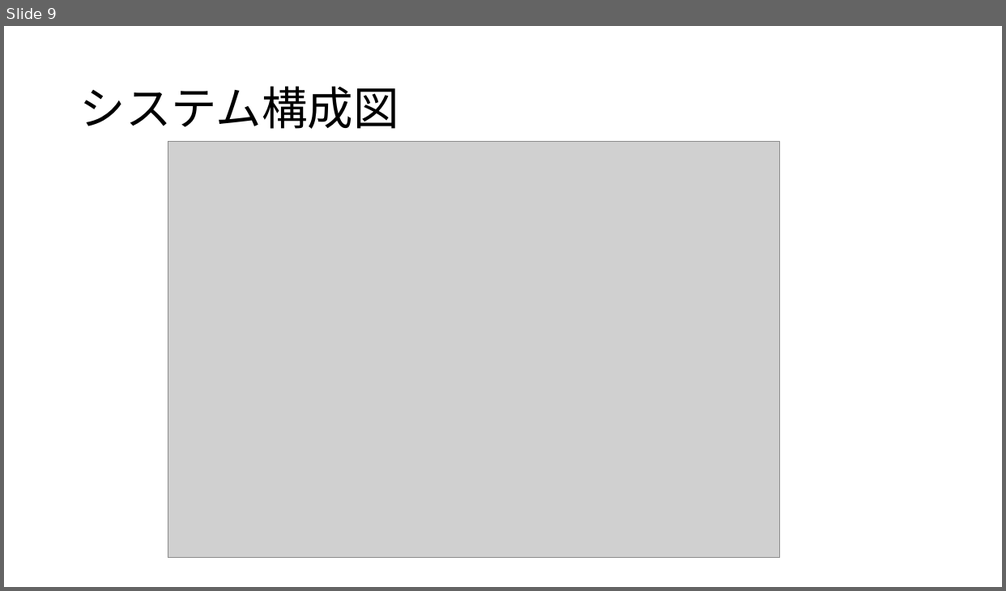
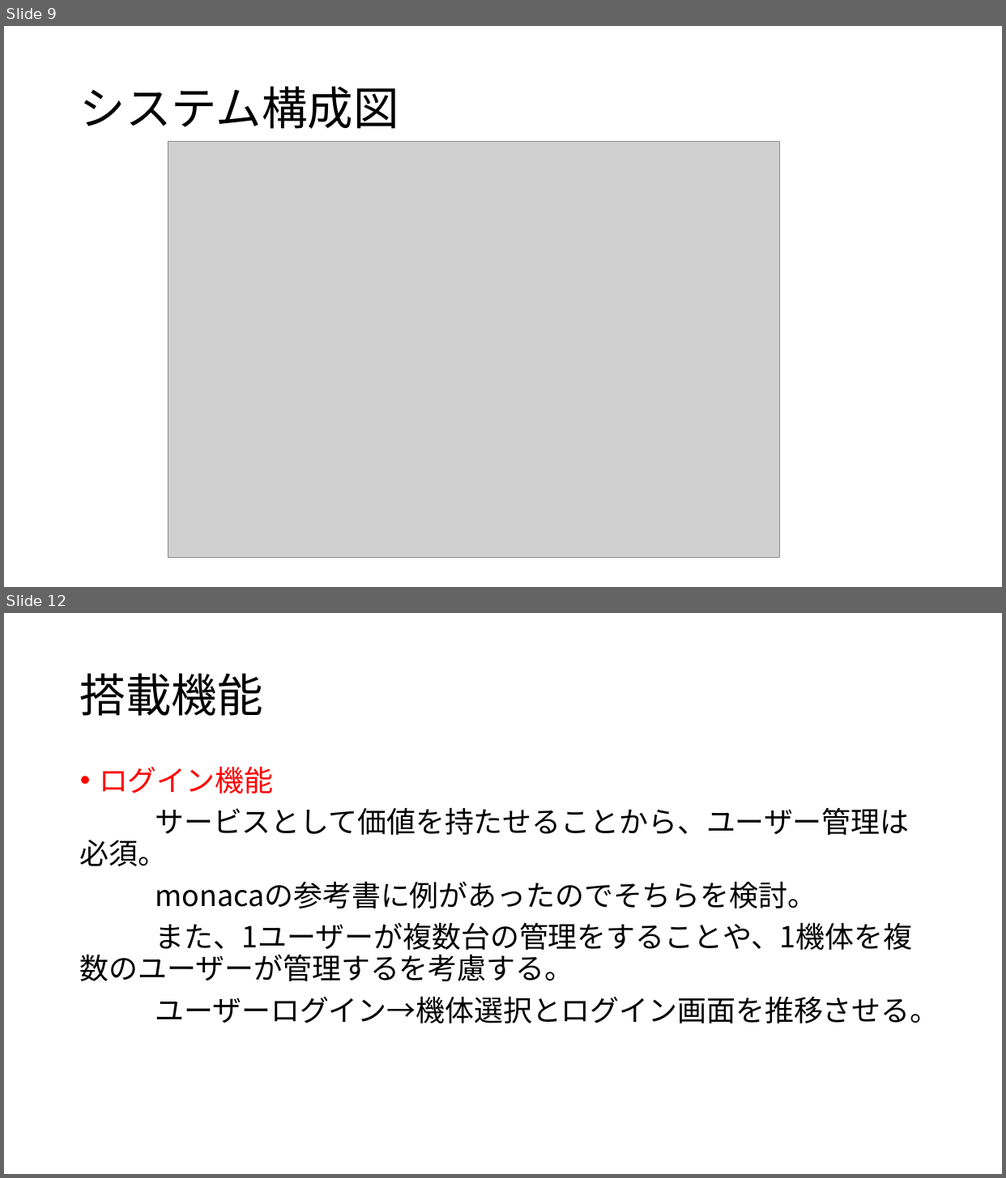
Before and after one commit to moca0511/-, a slide deck: docs/技術調査/技術調書_クライアントアプリ/クライアントアプリ_まとめ.pptx. Shown one above the other, each under a label of ours: slide 9 before the commit, slides 9 and 12 after it; the slides between them are not shown. The pictures are 1006x591 and 1006x1178 pixels, drawn with LibreOffice and Linux fonts; fonts in the diff are those of the drawing; grey boxes stand for pictures. Boxes give left, top, right and bottom in pixels: in the first picture for what was removed or moved away, otherwise in the second. Text is boxed around its words. In the diff, an @@ line names an element or a change of style, - is before the commit and + after.

```diff
--- a/docs/技術調査/技術調書_クライアントアプリ/クライアントアプリ_まとめ.pptx
+++ b/docs/技術調査/技術調書_クライアントアプリ/クライアントアプリ_まとめ.pptx
@@ slide 12 added at [4,613,1002,1174], background #FFFFFF @@
@@ title added at [80,673,263,716], 44 pt, text #000000 @@
+搭載機能
@@ text added at [80,766,939,1024], 28 pt, text #000000 @@
+• ログイン機能
+サービスとして価値を持たせることから、ユーザー管理は必須。
+monacaの参考書に例があったのでそちらを検討。
+また、1ユーザーが複数台の管理をすることや、1機体を複数のユーザーが管理するを考慮する。
+ユーザーログイン→機体選択とログイン画面を推移させる。
```
Also in this commit, not shown: 3 slides changed, 1 other slide added, 6 other files.
